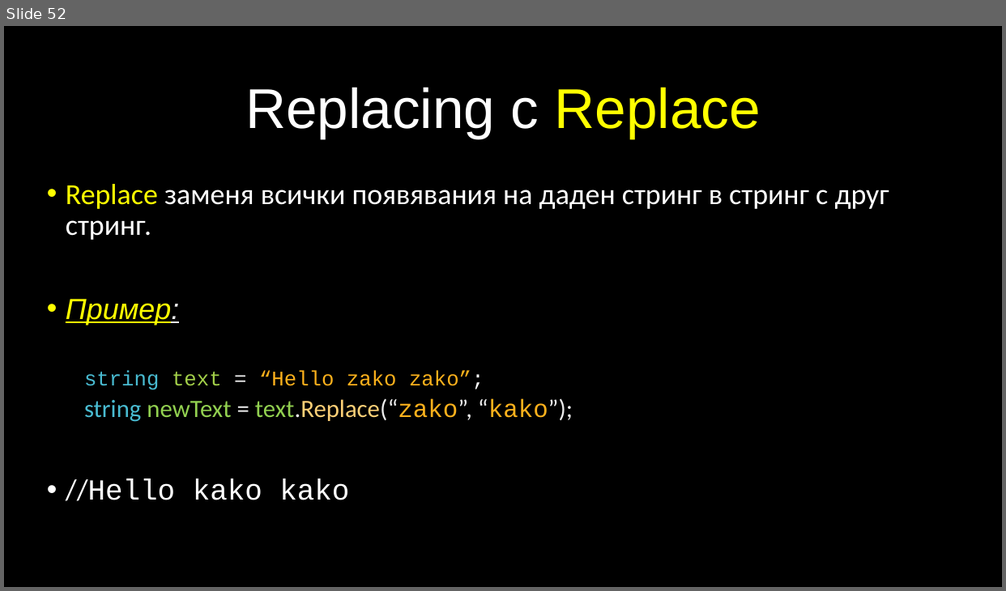
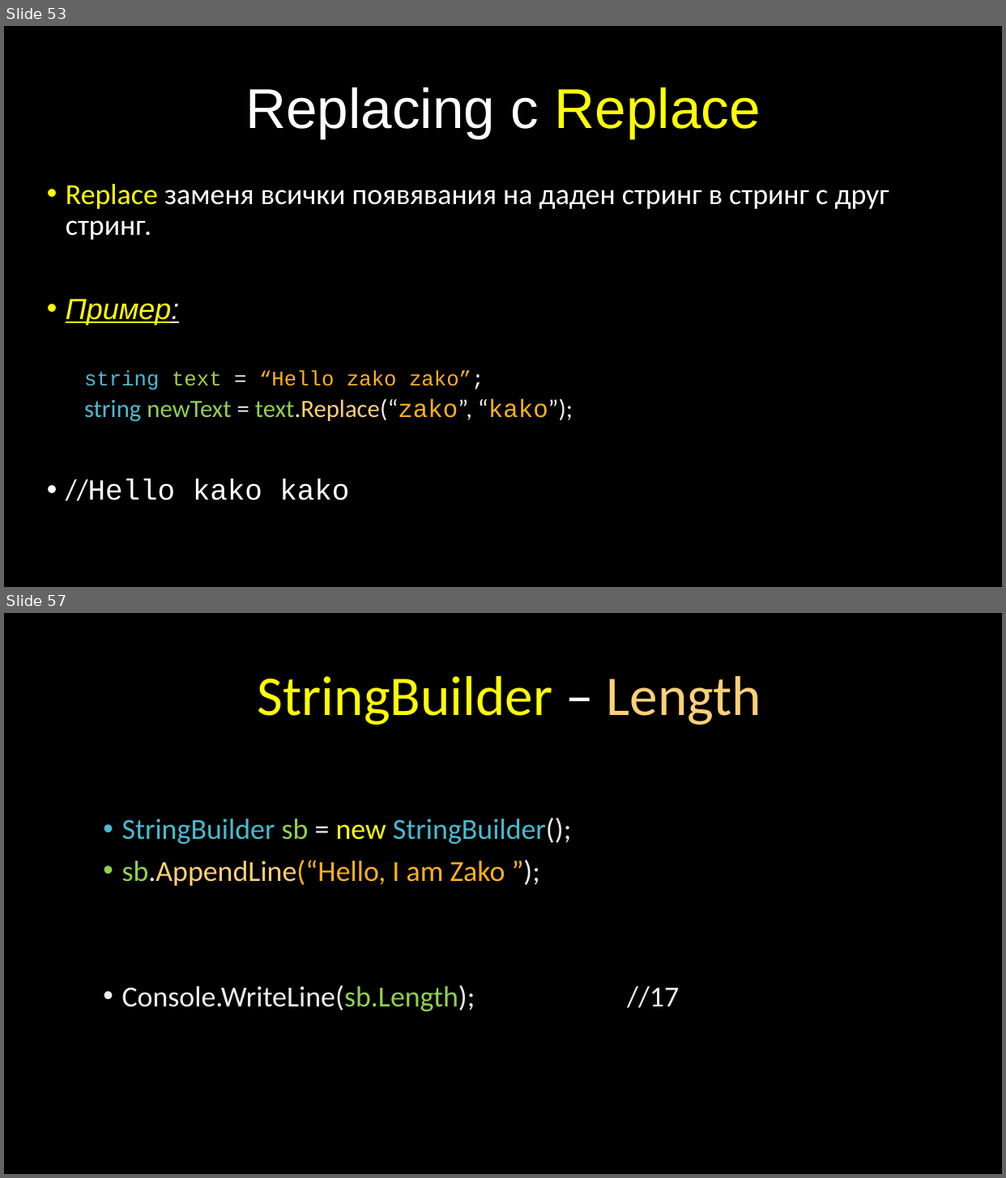
Before and after one commit to velizar92/CSharp-Programming-Presentations, a slide deck: C# Intermediate.pptx. Shown one above the other, each under a label of ours: slide 52 before the commit, slides 53 and 57 after it; the slides between them are not shown. The pictures are 1006x591 and 1006x1178 pixels, drawn with LibreOffice and Linux fonts; fonts in the diff are those of the drawing; background and template pictures are left out. Boxes give left, top, right and bottom in pixels: in the first picture for what was removed or moved away, otherwise in the second. Text is boxed around its words. In the diff, an @@ line names an element or a change of style, - is before the commit and + after.

Commit message:
Latest updates on C# Intermediate -> Text Processing lecture

```diff
--- a/C# Intermediate.pptx
+++ b/C# Intermediate.pptx
@@ slide 57 added at bbox=[4, 613, 1002, 1174], background picture (left out) @@
@@ title added at bbox=[258, 676, 761, 725], 54 pt, text #FFFF00 @@
+StringBuilder – Length
@@ text added at bbox=[122, 818, 679, 1012], 28 pt, text gradient #BFBFBF to #EDEDED to #FFFFFF @@
+• StringBuilder sb = new StringBuilder();
+• sb.AppendLine(“Hello, I am Zako ”);
+• Console.WriteLine(sb.Length); //17
@@ what was slide 52 is now slide 53 @@
```
Also in this commit, not shown: 8 other slides added.
